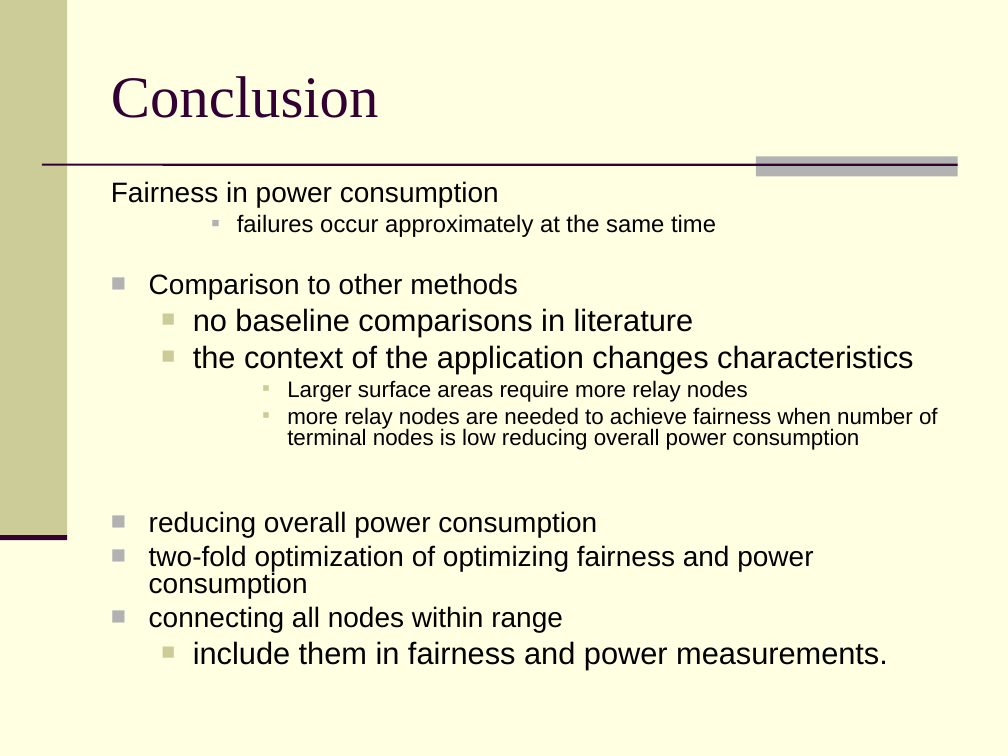
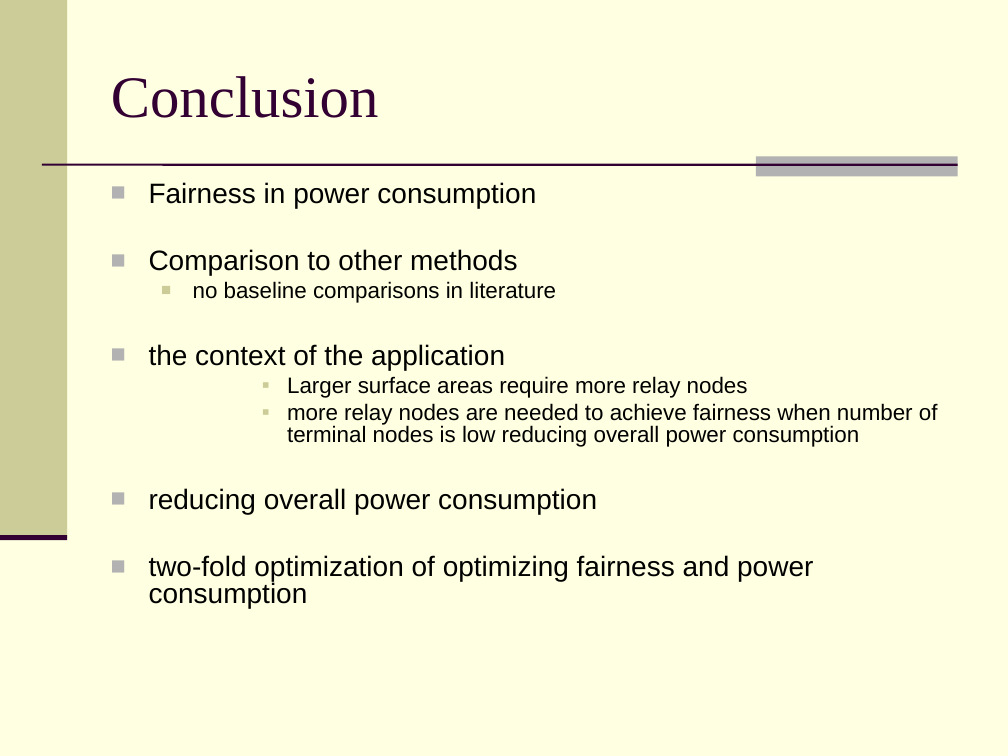
Before and after one commit to feltenberger/cmsc-641-fsmt, a slide deck: slide 19 of Paper/Presentation/Fair, Energy-aware Connectivity in Wireless Sensor Networks.ppt. Drawn at 1008x756 pixels with LibreOffice and Linux fonts; fonts in the diff are those of the drawing. Boxes give left, top, right and bottom in pixels: in the first picture for what was removed or moved away, otherwise in the second. Text is boxed around its words. In the diff, an @@ line names an element or a change of style, - is before the commit and + after.

Commit message:
Small change to conclusion.

```diff
--- a/Paper/Presentation/Fair, Energy-aware Connectivity in Wireless Sensor Networks.ppt
+++ b/Paper/Presentation/Fair, Energy-aware Connectivity in Wireless Sensor Networks.ppt
@@ text at bbox=[149, 182, 556, 303]: size 22 to 16 pt in "no baseline comparisons in literature"; bullet none to ■; less space between paragraphs @@
@@ text at bbox=[237, 214, 716, 237]: paragraph removed @@
-    ■ failures occur approximately at the same time
@@ text at bbox=[149, 344, 505, 370]: text changed; size 22 to 20 pt @@
-  ■ the context of the application changes characteristics
+■ the context of the application
@@ text at bbox=[149, 606, 888, 669]: paragraphs removed @@
-■ connecting all nodes within range
-  ■ include them in fairness and power measurements.
```
